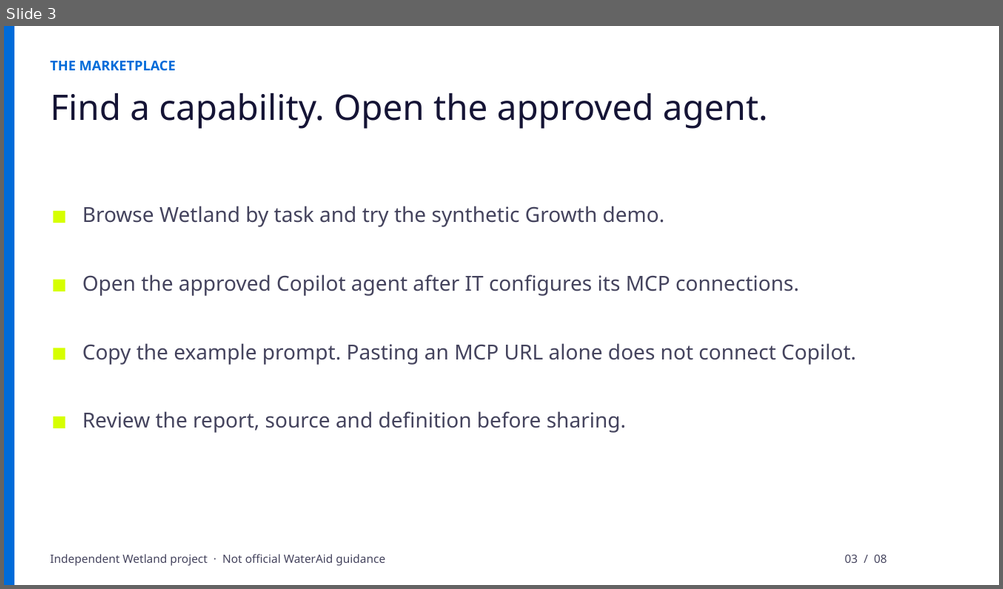
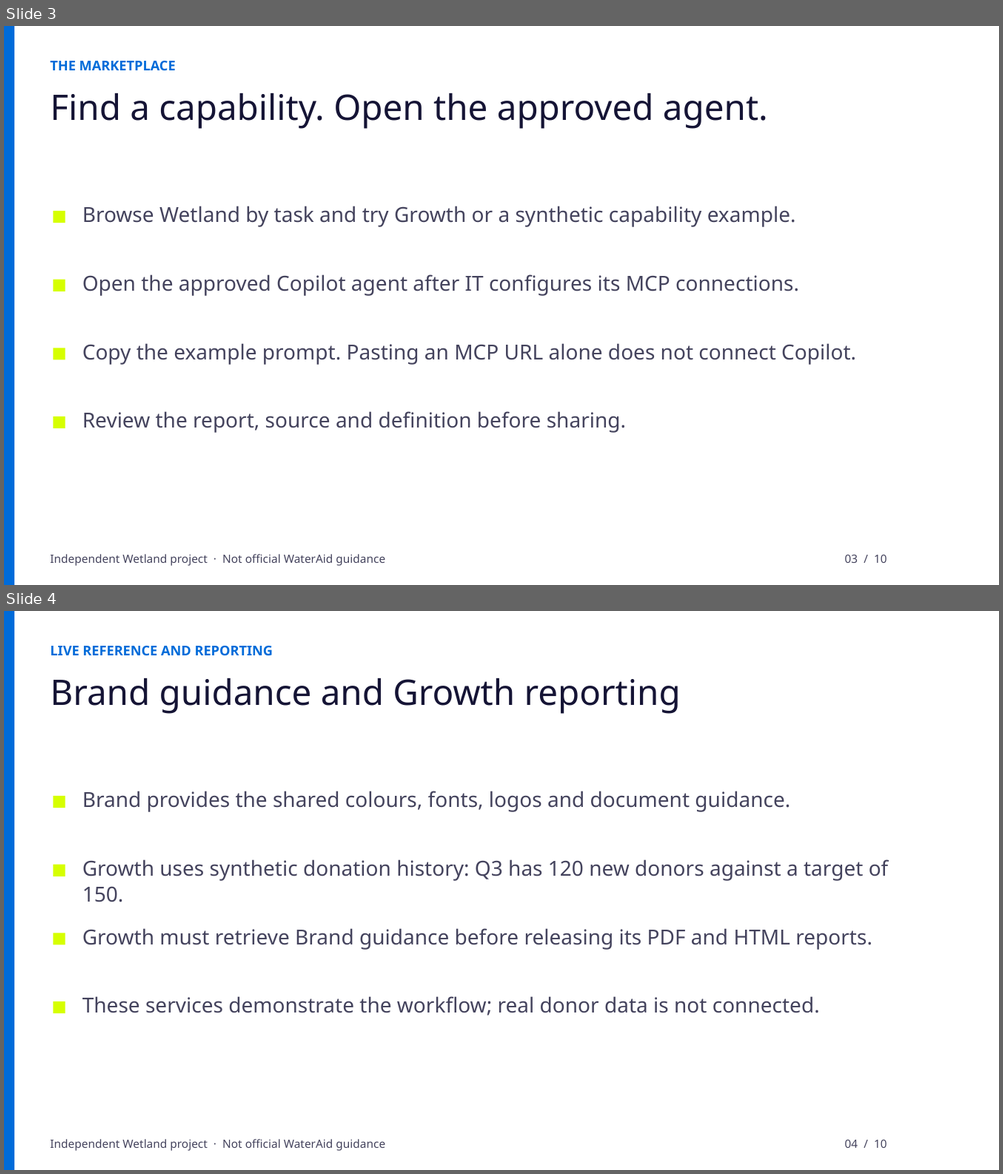
Before and after one commit to mohammedahmxd/Wetland, a slide deck: decks/wetland-mcp-marketplace.pptx. Shown one above the other, each under a label of ours: slide 3 before the commit, slides 3 and 4 after it. The pictures are 1003x589 and 1003x1174 pixels, drawn with LibreOffice and Linux fonts; fonts in the diff are those of the drawing. Boxes give left, top, right and bottom in pixels: in the first picture for what was removed or moved away, otherwise in the second. Text is boxed around its words. In the diff, an @@ line names an element or a change of style, - is before the commit and + after.

Commit message:
Refresh marketplace deck with eight live synthetic examples

```diff
--- a/decks/wetland-mcp-marketplace.pptx
+++ b/decks/wetland-mcp-marketplace.pptx
@@ slide 4 added at bbox=[4, 611, 999, 1170], background #FFFFFF @@
@@ rectangle added at bbox=[4, 611, 14, 1170], fill #006BD9 @@
@@ text added at bbox=[50, 645, 273, 656], 13 pt, text #006BD9, bold @@
+LIVE REFERENCE AND REPORTING
@@ text added at bbox=[50, 678, 680, 714], 34 pt, text #151435 @@
+Brand guidance and Growth reporting
@@ rectangle added at bbox=[54, 796, 65, 808], fill #D6FF00 @@
@@ text added at bbox=[82, 791, 790, 812], 20 pt, text #44435D @@
+Brand provides the shared colours, fonts, logos and document guidance.
@@ rectangle added at bbox=[54, 865, 65, 877], fill #D6FF00 @@
@@ text added at bbox=[82, 860, 888, 903], 20 pt, text #44435D @@
+Growth uses synthetic donation history: Q3 has 120 new donors against a target of 150.
@@ rectangle added at bbox=[54, 934, 65, 945], fill #D6FF00 @@
@@ text added at bbox=[82, 928, 872, 950], 20 pt, text #44435D @@
+Growth must retrieve Brand guidance before releasing its PDF and HTML reports.
@@ rectangle added at bbox=[54, 1002, 65, 1014], fill #D6FF00 @@
@@ text added at bbox=[82, 997, 819, 1016], 20 pt, text #44435D @@
+These services demonstrate the workflow; real donor data is not connected.
@@ text added at bbox=[50, 1139, 385, 1151], 11 pt, text #44435D @@
+Independent Wetland project · Not official WaterAid guidance
@@ text added at bbox=[845, 1140, 887, 1148], 11 pt, text #44435D @@
+04 / 10
@@ slide 3 changed as well @@
@@ text at bbox=[82, 206, 796, 227]: text changed @@
-Browse Wetland by task and try the synthetic Growth demo.
+Browse Wetland by task and try Growth or a synthetic capability example.
@@ text at bbox=[845, 555, 887, 563]: text changed @@
-03 / 08
+03 / 10
```
Also in this commit, not shown: 6 other slides changed, 2 other slides added, 1 slide removed, 3 other files.
